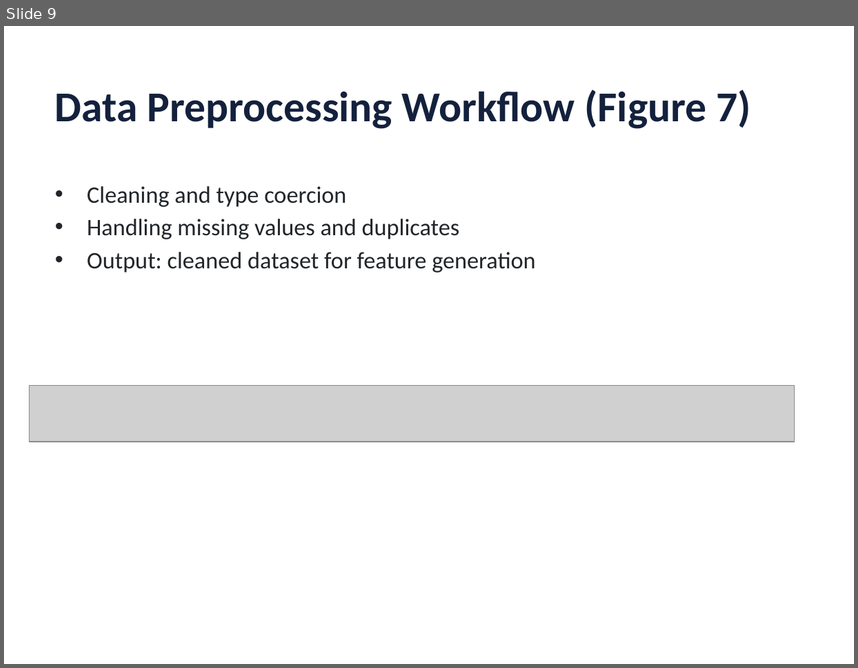
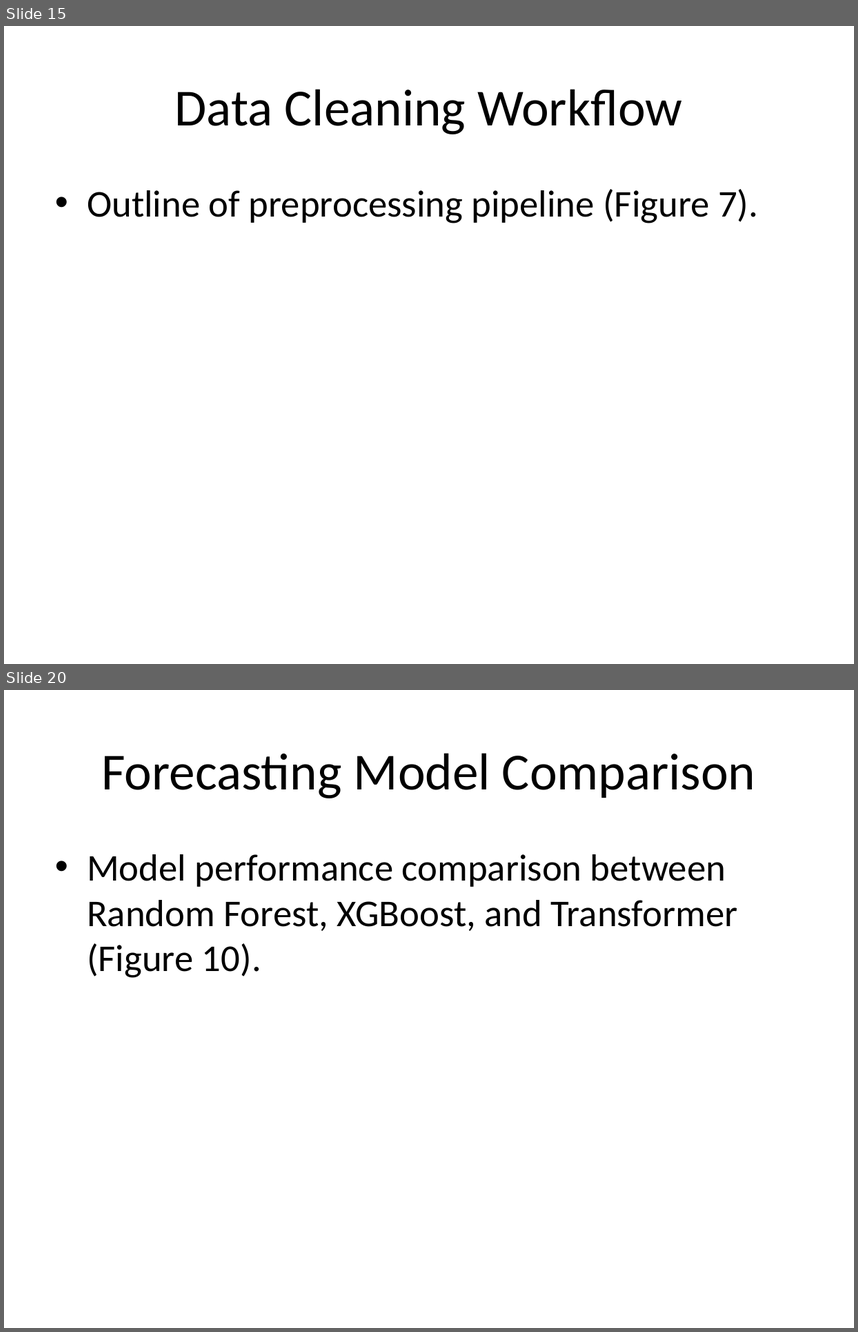
Before and after one commit to kangss1/Project-Uber, a slide deck: Thesis/Machine_Learning_Based_Forecasting_RideHailing_DelhiNCR.pptx. Shown one above the other, each under a label of ours: slide 9 before the commit, slides 15 and 20 after it; the slides between them are not shown. The pictures are 858x668 and 858x1332 pixels, drawn with LibreOffice and Linux fonts; fonts in the diff are those of the drawing; grey boxes stand for pictures. Boxes give left, top, right and bottom in pixels: in the first picture for what was removed or moved away, otherwise in the second. Text is boxed around its words. In the diff, an @@ line names an element or a change of style, - is before the commit and + after.

```diff
--- a/Thesis/Machine_Learning_Based_Forecasting_RideHailing_DelhiNCR.pptx
+++ b/Thesis/Machine_Learning_Based_Forecasting_RideHailing_DelhiNCR.pptx
@@ slide 20 added at [4,690,854,1328], background #FFFFFF @@
@@ title added at [101,753,756,798], 44 pt, text #000000 @@
+Forecasting Model Comparison
@@ text added at [87,854,738,978], 32 pt, text #000000 @@
+• Model performance comparison between Random Forest, XGBoost, and Transformer (Figure 10).
@@ what was slide 9 is now slide 15 @@
@@ slide 15 changed as well @@
@@ title at [175,89,682,134]: text changed; size 36 to 44 pt; text colour #14213D to #000000; bold off @@
-Data Preprocessing Workflow (Figure 7)
+Data Cleaning Workflow
@@ text at [87,189,758,223]: text changed; size 20 to 32 pt; text colour #212529 to #000000 @@
-• Cleaning and type coercion
-• Handling missing values and duplicates
-• Output: cleaned dataset for feature generation
+• Outline of preprocessing pipeline (Figure 7).
@@ picture removed at [30,385,795,441] @@
```
Also in this commit, not shown: 38 other slides added, 24 slides removed, 12 other files.
